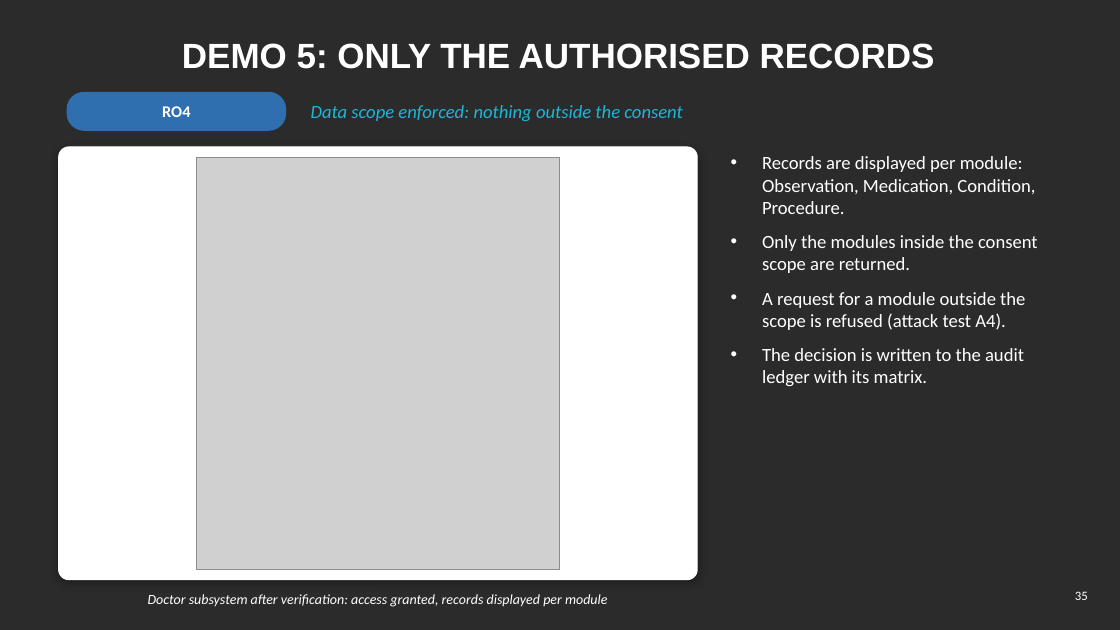
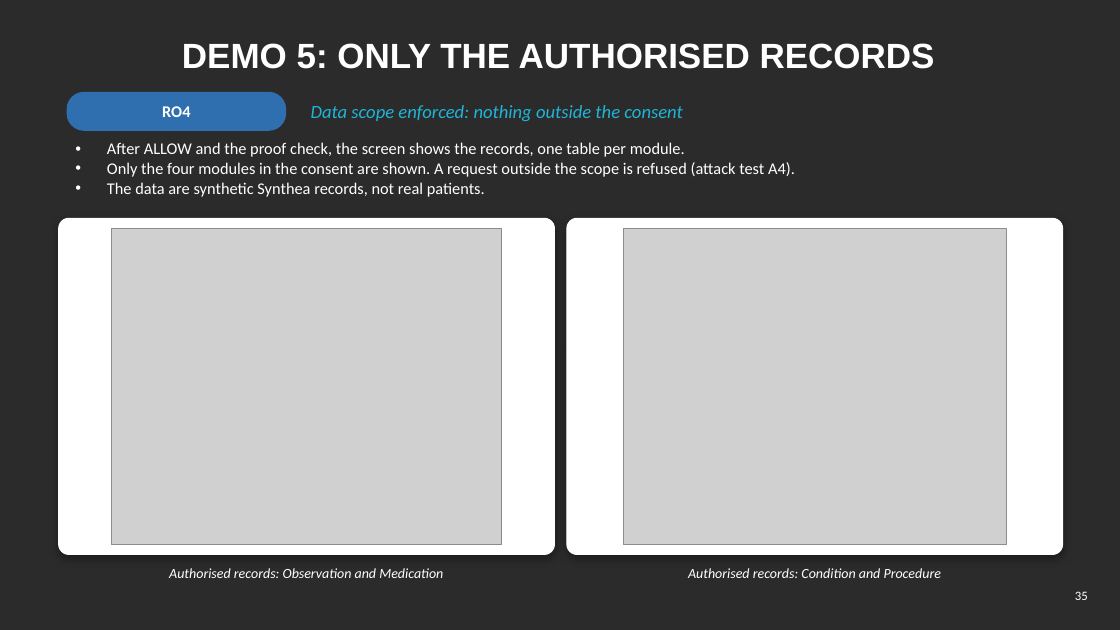
Before and after one commit to yasir12345678900/HealthRWA-Sepolia-Personal-try, a slide deck: slide 35 of docs/Yasir_Candidature_Reassessment_Slides_Simple.pptx. Drawn at 1120x630 pixels with LibreOffice and Linux fonts; fonts in the diff are those of the drawing; grey boxes stand for pictures; background and template pictures are left out; a plain dark background stands for a picture behind light text. Boxes give left, top, right and bottom in pixels: in the first picture for what was removed or moved away, otherwise in the second. Text is boxed around its words. In the diff, an @@ line names an element or a change of style, - is before the commit and + after.

```diff
--- a/docs/Yasir_Candidature_Reassessment_Slides_Simple.pptx
+++ b/docs/Yasir_Candidature_Reassessment_Slides_Simple.pptx
@@ text added at (107, 142, 795, 197), 14 pt, text #FFFFFF @@
+• After ALLOW and the proof check, the screen shows the records, one table per module.
+• Only the four modules in the consent are shown. A request outside the scope is refused (attack test A4).
+• The data are synthetic Synthea records, not real patients.
@@ rounded rectangle: place and size @@
-rounded rectangle at (59, 147, 697, 580)
+rounded rectangle at (59, 218, 555, 555)
@@ rounded rectangle at (59, 218, 555, 555): proportions changed @@
@@ picture: place and size @@
-picture at (197, 157, 560, 570)
+picture at (112, 229, 502, 544)
@@ rounded rectangle added at (567, 218, 1063, 555), fill #FFFFFF, outline #FFFFFF 1 pt @@
@@ picture added at (623, 229, 1007, 544) @@
@@ text "Authorised records: Observation and Medication" at (169, 568, 443, 578): vertical alignment top to middle @@
@@ text at (169, 568, 443, 578): text changed; size 16 to 12 pt; italic on @@
-• Records are displayed per module: Observation, Medication, Condition, Procedure.
-• Only the modules inside the consent scope are returned.
-• A request for a module outside the scope is refused (attack test A4).
-• The decision is written to the audit ledger with its matrix.
+Authorised records: Observation and Medication
@@ text added at (688, 568, 941, 578), 12 pt, text #FFFFFF, italic @@
+Authorised records: Condition and Procedure
@@ text removed at (148, 594, 607, 607) @@
-Doctor subsystem after verification: access granted, records displayed per module
```
Also in this commit, not shown: 5 other slides changed, 2 slides added, 4 slides removed, 3 other files.
